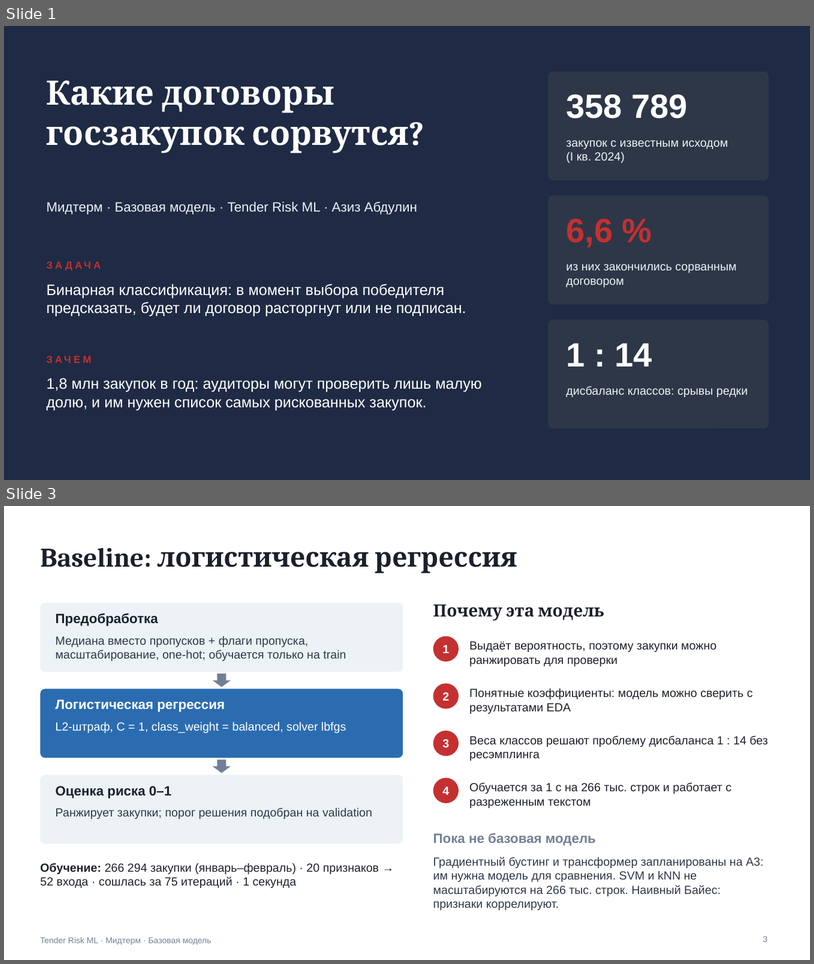
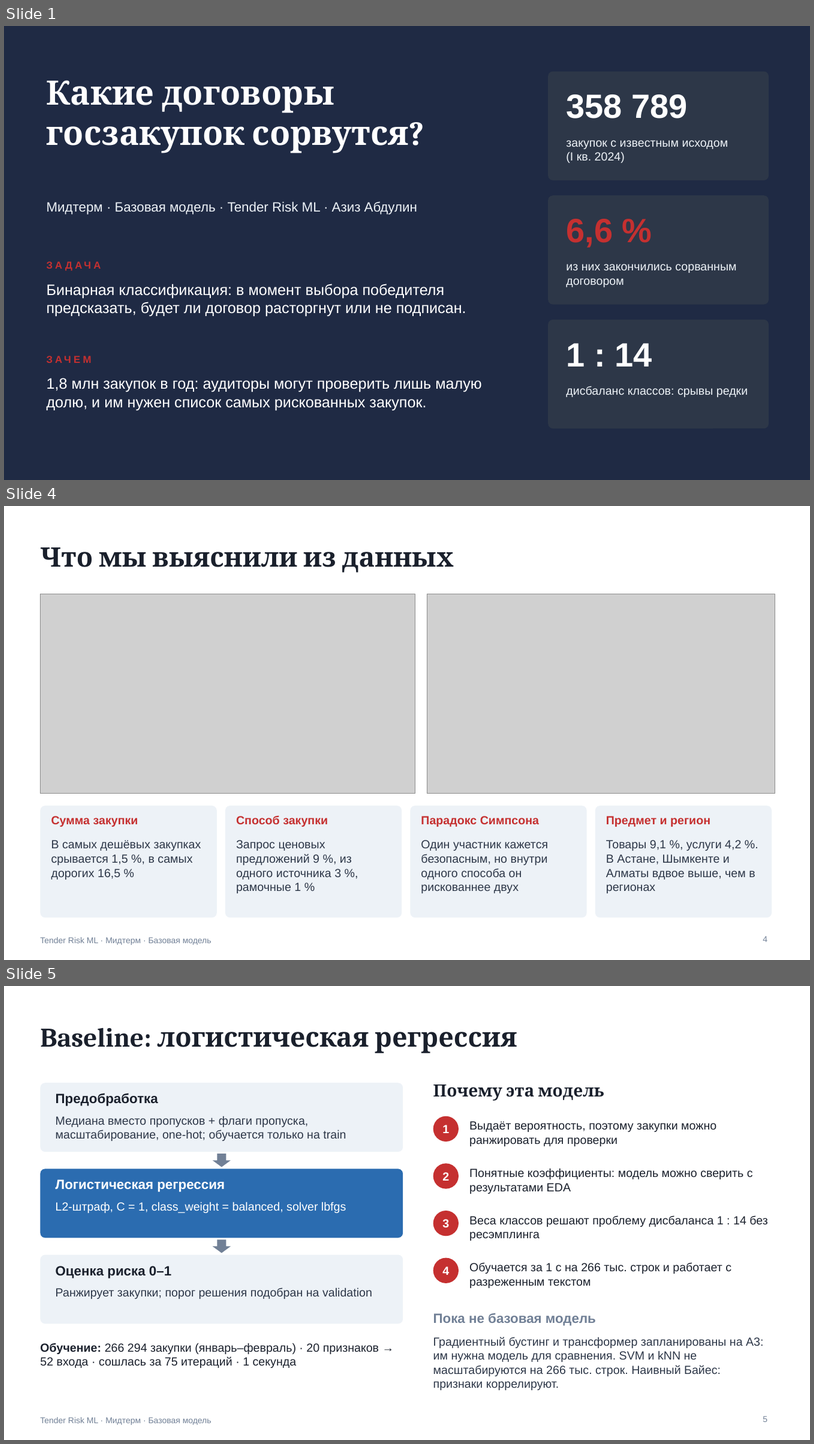
Before and after one commit to awzwz/tender-risk-ml, a slide deck: reports/midterm_slides_ru.pptx. Shown one above the other, each under a label of ours: slides 1 and 3 before the commit, slides 1, 4 and 5 after it; the slides between them are not shown. The pictures are 814x964 and 814x1444 pixels, drawn with LibreOffice and Linux fonts; fonts in the diff are those of the drawing; grey boxes stand for pictures. Boxes give left, top, right and bottom in pixels: in the first picture for what was removed or moved away, otherwise in the second. Text is boxed around its words. In the diff, an @@ line names an element or a change of style, - is before the commit and + after.

```diff
--- a/reports/midterm_slides_ru.pptx
+++ b/reports/midterm_slides_ru.pptx
@@ slide 4 added at <box>4,506,810,960</box>, background #FFFFFF; not listed: 1 template element that a slide beside it also shows @@
@@ title added at <box>40,547,454,573</box>, 32 pt, text #1A202C, bold @@
+Что мы выяснили из данных
@@ picture added at <box>40,594,416,793</box> @@
@@ picture added at <box>428,594,776,793</box> @@
@@ rounded rectangle added at <box>40,805,217,918</box>, fill #EDF2F7 @@
@@ rounded rectangle added at <box>225,805,402,918</box>, fill #EDF2F7 @@
@@ rounded rectangle added at <box>411,805,587,918</box>, fill #EDF2F7 @@
@@ rounded rectangle added at <box>596,805,772,918</box>, fill #EDF2F7 @@
@@ text added at <box>51,816,138,826</box>, 14 pt, text #C53030, bold @@
+Сумма закупки
@@ text added at <box>236,815,328,826</box>, 14 pt, text #C53030, bold @@
+Способ закупки
@@ text added at <box>421,816,539,826</box>, 14 pt, text #C53030, bold @@
+Парадокс Симпсона
@@ text added at <box>606,816,711,826</box>, 14 pt, text #C53030, bold @@
+Предмет и регион
@@ text added at <box>51,840,201,879</box>, 14 pt, text #2D3748 @@
+В самых дешёвых закупках срывается 1,5 %, в самых дорогих 16,5 %
@@ text added at <box>236,840,352,893</box>, 14 pt, text #2D3748 @@
+Запрос ценовых предложений 9 %, из одного источника 3 %, рамочные 1 %
@@ text added at <box>421,840,549,893</box>, 14 pt, text #2D3748 @@
+Один участник кажется безопасным, но внутри одного способа он рискованнее двух
@@ text added at <box>606,840,755,893</box>, 14 pt, text #2D3748 @@
+Товары 9,1 %, услуги 4,2 %. В Астане, Шымкенте и Алматы вдвое выше, чем в регионах
@@ page number added at <box>763,936,768,942</box>, 10 pt, text #718096 @@
+4
@@ what was slide 3 is now slide 5 @@
@@ page number at <box>763,1416,768,1422</box>: text changed @@
-3
+5
```
Also in this commit, not shown: 1 slide changed, 1 other slide added, 2 other files.
